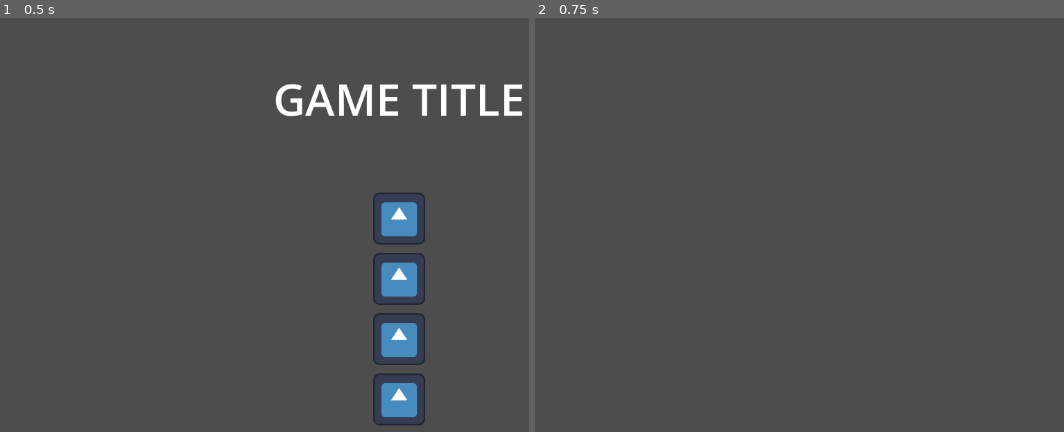
Above: before the commit, frames 1-2 (left to right).
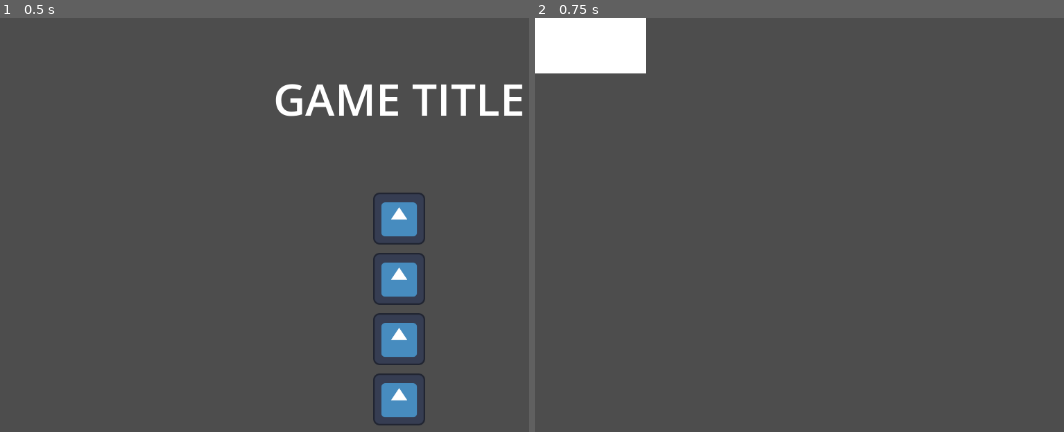
Above: after the commit, the same moments.

Repository: ayaolitoquit/Game-Dev-Project
Game: Godot game, scene res://scenes/mainmenu.tscn
The game is run twice, just before and just after one commit, with the same random seed, the same clock (stepped at 60 frames per second) and the same inputs. The engine's default icon, where the game draws it, is replaced by a stand-in: a white triangle on a blue panel in a dark square.
Inputs (mouse positions are in pixels of both pictures, inside the frame that each line leads up to):
- Up to frame 1 (0.5 s): no input
- Up to frame 2 (0.75 s): click (931, 216) at 0.5 s

Frame 1 is identical in both runs. In frame 2, 2.8% of the frame differs, in the area x 0-21%, y 0-14%.

Commit message:
sample tilemap

Diff:
--- a/scenes/level1.tscn
+++ b/scenes/level1.tscn
@@ -1,3 +1,146 @@
-[gd_scene format=3 uid="uid://buch4vbl4rsj0"]
+[gd_scene load_steps=4 format=3 uid="uid://buch4vbl4rsj0"]
+
+[ext_resource type="Texture2D" uid="uid://d2r34smo1ry1i" path="res://sample_assets/brackeys_platformer_assets/brackeys_platformer_assets/sprites/world_tileset.png" id="1_vhuyh"]
+
+[sub_resource type="TileSetAtlasSource" id="TileSetAtlasSource_yi3cr"]
+texture = ExtResource("1_vhuyh")
+0:0/0 = 0
+1:0/0 = 0
+2:0/0 = 0
+3:0/0 = 0
+4:0/0 = 0
+5:0/0 = 0
+6:0/0 = 0
+7:0/0 = 0
+8:0/0 = 0
+9:0/0 = 0
+10:0/0 = 0
+11:0/0 = 0
+0:1/0 = 0
+1:1/0 = 0
+2:1/0 = 0
+3:1/0 = 0
+4:1/0 = 0
+5:1/0 = 0
+6:1/0 = 0
+7:1/0 = 0
+8:1/0 = 0
+9:1/0 = 0
+10:1/0 = 0
+11:1/0 = 0
+0:2/0 = 0
+1:2/0 = 0
+2:2/0 = 0
+3:2/0 = 0
+4:2/0 = 0
+5:2/0 = 0
+6:2/0 = 0
+7:2/0 = 0
+8:2/0 = 0
+9:2/0 = 0
+10:2/0 = 0
+11:2/0 = 0
+0:3/0 = 0
+1:3/0 = 0
+2:3/0 = 0
+5:3/0 = 0
+6:3/0 = 0
+7:3/0 = 0
+8:3/0 = 0
+9:3/0 = 0
+0:4/0 = 0
+1:4/0 = 0
+2:4/0 = 0
+3:4/0 = 0
+4:4/0 = 0
+5:4/0 = 0
+6:4/0 = 0
+7:4/0 = 0
+8:4/0 = 0
+9:4/0 = 0
+0:5/0 = 0
+1:5/0 = 0
+2:5/0 = 0
+3:5/0 = 0
+4:5/0 = 0
+5:5/0 = 0
+6:5/0 = 0
+7:5/0 = 0
+8:5/0 = 0
+1:6/0 = 0
+2:6/0 = 0
+3:6/0 = 0
+4:6/0 = 0
+5:6/0 = 0
+6:6/0 = 0
+7:6/0 = 0
+8:6/0 = 0
+0:7/0 = 0
+1:7/0 = 0
+3:7/0 = 0
+5:7/0 = 0
+6:7/0 = 0
+7:7/0 = 0
+8:7/0 = 0
+0:8/0 = 0
+1:8/0 = 0
+2:8/0 = 0
+3:8/0 = 0
+4:8/0 = 0
+5:8/0 = 0
+6:8/0 = 0
+7:8/0 = 0
+8:8/0 = 0
+0:9/0 = 0
+1:9/0 = 0
+2:9/0 = 0
+3:9/0 = 0
+4:9/0 = 0
+5:9/0 = 0
+6:9/0 = 0
+7:9/0 = 0
+0:10/0 = 0
+1:10/0 = 0
+2:10/0 = 0
+3:10/0 = 0
+4:10/0 = 0
+6:10/0 = 0
+0:11/0 = 0
+1:11/0 = 0
+2:11/0 = 0
+3:11/0 = 0
+4:11/0 = 0
+5:11/0 = 0
+0:12/0 = 0
+1:12/0 = 0
+2:12/0 = 0
+3:12/0 = 0
+4:12/0 = 0
+0:13/0 = 0
+1:13/0 = 0
+2:13/0 = 0
+3:13/0 = 0
+4:13/0 = 0
+5:13/0 = 0
+0:14/0 = 0
+1:14/0 = 0
+2:14/0 = 0
+3:14/0 = 0
+4:14/0 = 0
+0:15/0 = 0
+1:15/0 = 0
+2:15/0 = 0
+3:15/0 = 0
+
+[sub_resource type="TileSet" id="TileSet_1qc2y"]
+sources/0 = SubResource("TileSetAtlasSource_yi3cr")
 
 [node name="Level1" type="Node2D"]
+
+[node name="TileMap" type="TileMap" parent="."]
+tile_set = SubResource("TileSet_1qc2y")
+format = 2
+layer_0/name = "Background"
+layer_0/tile_data = PackedInt32Array(0, 0, 9, 1, 0, 9, 2, 0, 9, 3, 0, 9, 4, 0, 9, 65540, 0, 9, 65539, 0, 9, 65538, 0, 9, 65537, 0, 9, 65536, 0, 9, 131072, 0, 9, 131073, 0, 9, 131074, 0, 9, 131075, 0, 9, 131076, 0, 9, 131077, 0, 9, 131078, 0, 9, 65542, 0, 9, 65541, 0, 9, 5, 0, 9, 6, 0, 9, 7, 0, 9, 65543, 0, 9, 65544, 0, 9, 131080, 0, 9, 131079, 0, 9, 8, 0, 9, 65545, 0, 9, 131081, 0, 9, 196616, 0, 9, 262152, 0, 9, 262151, 0, 9, 262150, 0, 9, 196613, 0, 9, 196612, 0, 9, 196611, 0, 9, 196610, 0, 9, 196609, 0, 9, 196608, 0, 9, 262144, 0, 9, 262145, 0, 9, 262146, 0, 9, 262147, 0, 9, 262148, 0, 9, 262149, 0, 9, 196615, 0, 9, 196614, 0, 9, 196617, 0, 9, 262153, 0, 9, 9, 0, 9)
+layer_1/name = "TopGround"
+layer_1/tile_data = PackedInt32Array()
Not shown, added: sample_assets/brackeys_platformer_assets/brackeys_platformer_assets/LICENSE & CREDITS.txt
Binary file added: sample_assets/brackeys_platformer_assets/brackeys_platformer_assets/fonts/PixelOperator8-Bold.ttf
Not shown, added: sample_assets/brackeys_platformer_assets/brackeys_platformer_assets/fonts/PixelOperator8-Bold.ttf.import
Binary file added: sample_assets/brackeys_platformer_assets/brackeys_platformer_assets/fonts/PixelOperator8.ttf
Not shown, added: sample_assets/brackeys_platformer_assets/brackeys_platformer_assets/fonts/PixelOperator8.ttf.import
Not shown, added: sample_assets/brackeys_platformer_assets/brackeys_platformer_assets/music/time_for_adventure.mp3.import
Not shown, added: sample_assets/brackeys_platformer_assets/brackeys_platformer_assets/sounds/coin.wav.import
Not shown, added: sample_assets/brackeys_platformer_assets/brackeys_platformer_assets/sounds/explosion.wav.import
Not shown, added: sample_assets/brackeys_platformer_assets/brackeys_platformer_assets/sounds/hurt.wav.import
Not shown, added: sample_assets/brackeys_platformer_assets/brackeys_platformer_assets/sounds/jump.wav.import
Not shown, added: sample_assets/brackeys_platformer_assets/brackeys_platformer_assets/sounds/power_up.wav.import
Not shown, added: sample_assets/brackeys_platformer_assets/brackeys_platformer_assets/sounds/tap.wav.import
(and 27 more such lines)
